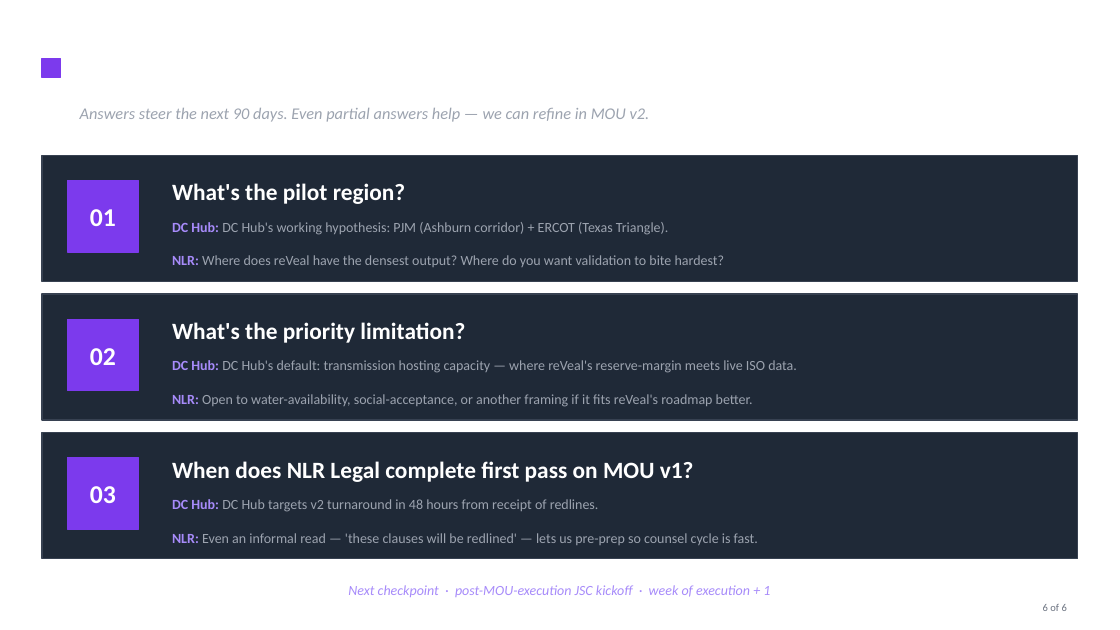
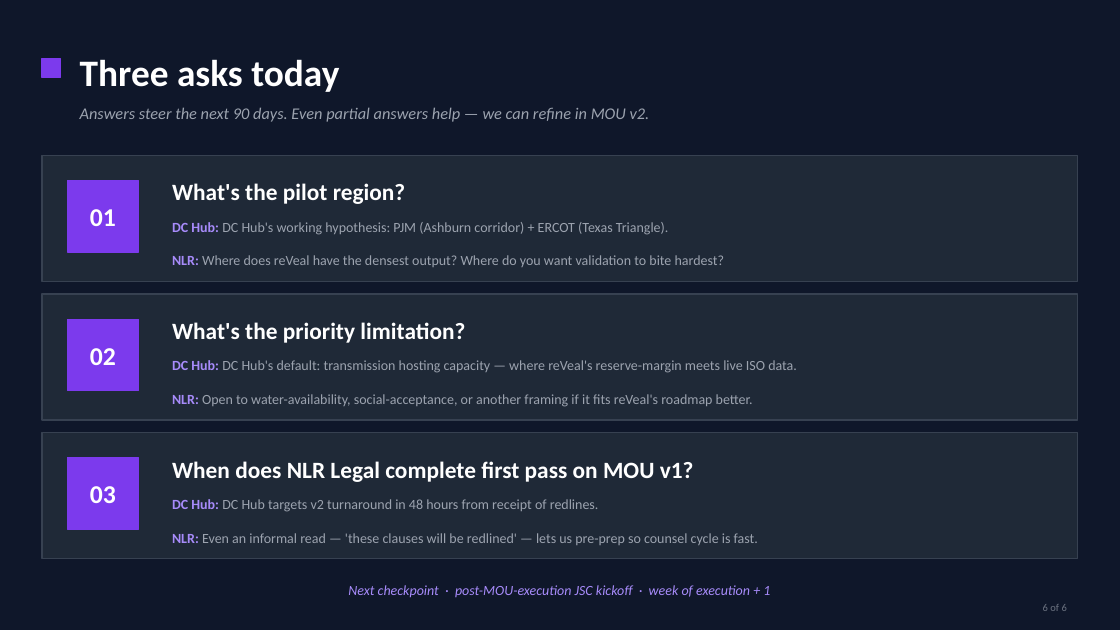
Before and after one commit to azmartone67/dchub-backend, a slide deck: slide 6 of docs/NLR_MEETING_2026-06-10_DECK.pptx. Drawn at 1120x630 pixels with LibreOffice and Linux fonts; fonts in the diff are those of the drawing. Boxes give left, top, right and bottom in pixels: in the first picture for what was removed or moved away, otherwise in the second. Text is boxed around its words. In the diff, an @@ line names an element or a change of style, - is before the commit and + after.

```diff
--- a/docs/NLR_MEETING_2026-06-10_DECK.pptx
+++ b/docs/NLR_MEETING_2026-06-10_DECK.pptx
@@ rectangle added at [0, 0, 1120, 630], fill #0F172A, outline #0F172A 1 pt @@
@@ text added at [80, 59, 339, 92], 32 pt, text #FFFFFF, bold @@
+Three asks today
```
Also in this commit, not shown: 5 other slides changed.
